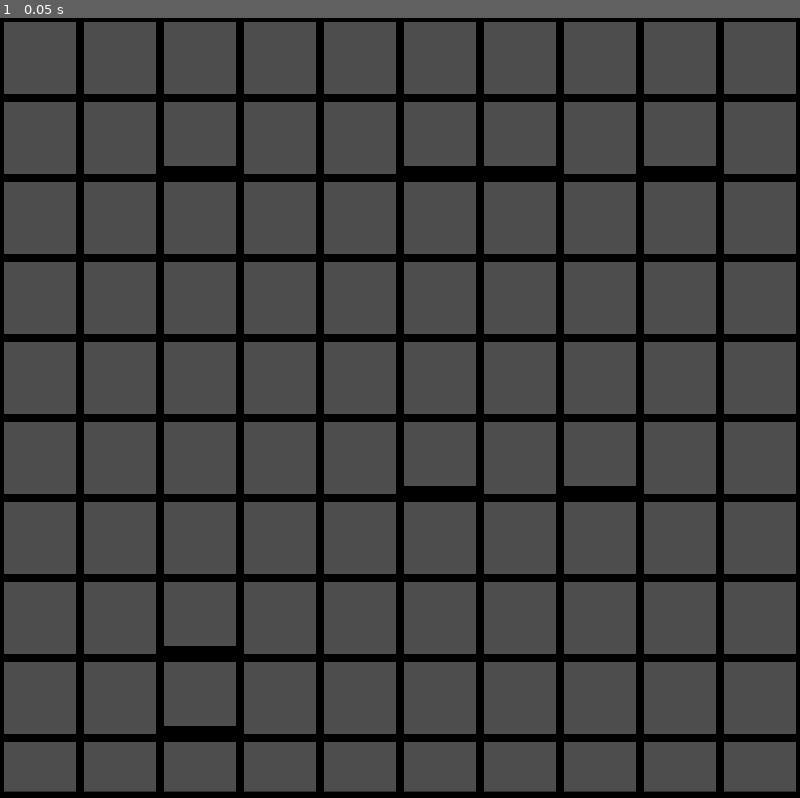
Above: before the commit, frame 1.
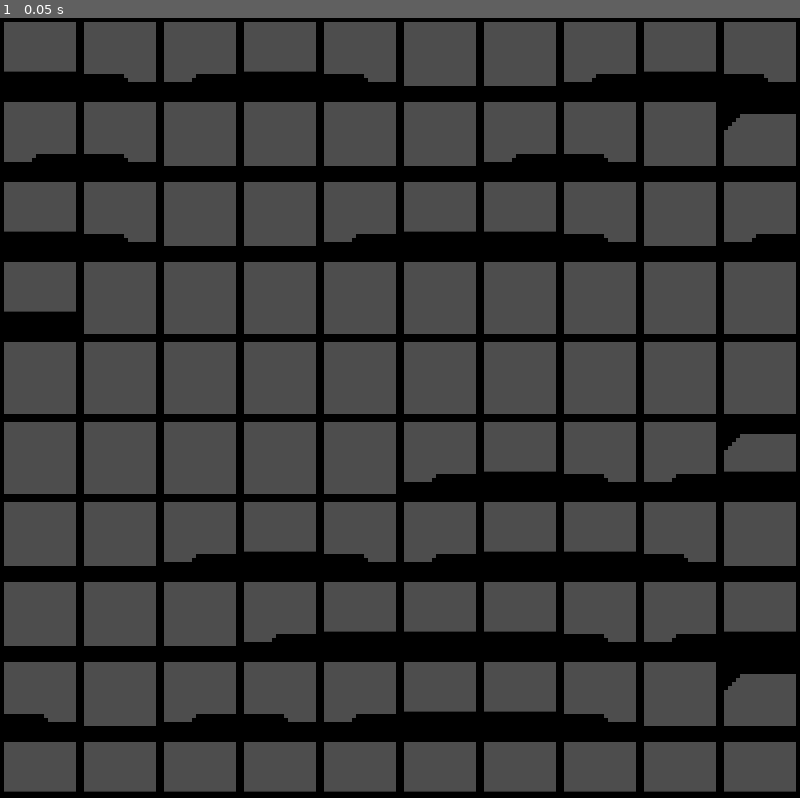
Above: after the commit, the same moment.

Repository: Deiuca/WaveFunctionCollapse
Game: Godot game, scene res://progetto.tscn
Two runs of this game, one before a commit and one after it. Both use one fixed random seed, a clock stepped at 60 frames per second and the inputs below.
Inputs:
- Up to frame 1 (0.05 s): no input

The runs differ from the first frame. In frame 1, 12% of the frame differs, in the area x 0-100%, y 6-92%.

Commit message:
Sistema comparazione bordi
Inizio algoritmi CA

Diff:
--- a/Componenti/componente_HiToLo_pavimento.tscn
+++ b/Componenti/componente_HiToLo_pavimento.tscn
@@ -3,6 +3,6 @@
 [ext_resource type="PackedScene" uid="uid://cxamlxu6ptlwc" path="res://componente.tscn" id="1_5ewoi"]
 [ext_resource type="Texture2D" uid="uid://byfv3wr07l04r" path="res://Textures/Components/HiToLoPavimento.png" id="2_yx8e8"]
 
-[node name="Componente" instance=ExtResource("1_5ewoi")]
+[node name="HiToLo" instance=ExtResource("1_5ewoi")]
 texture = ExtResource("2_yx8e8")
-bordi = ["", "PA", "P", "M"]
+bordi = ["", "PA", "P", ""]
--- a/Componenti/componente_LoToHi_pavimento.tscn
+++ b/Componenti/componente_LoToHi_pavimento.tscn
@@ -5,4 +5,4 @@
 
 [node name="Componente" instance=ExtResource("1_ogta5")]
 texture = ExtResource("2_85tgc")
-bordi = ["", "P", "PA", "M"]
+bordi = ["", "P", "PA", ""]
--- a/Componenti/componente_edgeDx_soffitto.tscn
+++ b/Componenti/componente_edgeDx_soffitto.tscn
@@ -5,4 +5,4 @@
 
 [node name="Componente" instance=ExtResource("1_onuua")]
 texture = ExtResource("2_rnxho")
-bordi = ["M", "S", "A", ""]
+bordi = ["", "S", "", ""]
--- a/Componenti/componente_edgeSx_soffitto.tscn
+++ b/Componenti/componente_edgeSx_soffitto.tscn
@@ -5,4 +5,4 @@
 
 [node name="Componente" instance=ExtResource("1_lcsta")]
 texture = ExtResource("2_i57aj")
-bordi = ["M", "A", "S", ""]
+bordi = ["", "", "S", ""]
--- a/Componenti/componente_pavimento.tscn
+++ b/Componenti/componente_pavimento.tscn
@@ -3,7 +3,7 @@
 [ext_resource type="PackedScene" uid="uid://cxamlxu6ptlwc" path="res://componente.tscn" id="1_w24m6"]
 [ext_resource type="Texture2D" uid="uid://cba1wuyhgpum6" path="res://Textures/Components/Pavimento.png" id="2_wei70"]
 
-[node name="Componente" instance=ExtResource("1_w24m6")]
+[node name="Pavimento" instance=ExtResource("1_w24m6")]
 texture = ExtResource("2_wei70")
 centered = false
 bordi = ["", "P", "P", "M"]
--- a/Componenti/componente_pavimento_alto.tscn
+++ b/Componenti/componente_pavimento_alto.tscn
@@ -5,7 +5,7 @@
 
 [node name="Pavimento_alto" instance=ExtResource("1_jjfw3")]
 texture = ExtResource("2_woqwu")
-bordi = ["", "PA", "PA", "M"]
+bordi = ["", "PA", "PA", ""]
 
 [node name="Sprite2D" type="Sprite2D" parent="." index="0"]
 position = Vector2(0, 3)
--- a/Componenti/componente_soffitto.tscn
+++ b/Componenti/componente_soffitto.tscn
@@ -3,6 +3,6 @@
 [ext_resource type="PackedScene" uid="uid://cxamlxu6ptlwc" path="res://componente.tscn" id="1_ktxo2"]
 [ext_resource type="Texture2D" uid="uid://cba1wuyhgpum6" path="res://Textures/Components/Pavimento.png" id="2_8k74i"]
 
-[node name="Componente" instance=ExtResource("1_ktxo2")]
+[node name="Soffitto" instance=ExtResource("1_ktxo2")]
 texture = ExtResource("2_8k74i")
-bordi = ["M", "S", "S", ""]
+bordi = ["", "S", "S", ""]
--- a/Generatore_livello.gd
+++ b/Generatore_livello.gd
@@ -82,6 +82,56 @@
 	for e in range((self.width*self.height)-self.width, (self.width*self.height)):
 		self.celle[e].set_prefab($Prefab_Utilizzati/Pavimento_Alto)
 
+	print(compara_str_by_caratteri("ACCE", "EACC"))
+
 # Called every frame. 'delta' is the elapsed time since the previous frame.
+var counter = 0
+var iterazioni = 10
 func _process(delta):
-	pass
+	while self.counter < self.iterazioni:
+		for c in self.celle:
+			var pref = seleziona_preFab(c)
+			if pref.size() > 0:
+				var rand = pref.pick_random()
+				c.set_prefab(rand)
+		self.counter += 1
+
+
+func seleziona_preFab(cella : Cella):
+	var compatibilita = cella.compatibilita()
+	var compatibili = []
+	for pref in self.tipi_celle:
+		var eGiusto = true
+		for i in range(pref.bordi.size()):
+			if compatibilita[i] != "" and pref.bordi[i] != "":
+				eGiusto = eGiusto && (compara_str_by_caratteri(pref.bordi[i], compatibilita[i]))
+		if eGiusto:
+			compatibili.append(pref)
+	return compatibili
+
+#Funzioni Helpers:
+
+func compara_str_by_caratteri(str1: String, str2: String) -> bool:
+	if str1.length() != str2.length():
+		return false
+
+	var char_count = {}
+
+	# Conta i caratteri nella prima stringa
+	for char in str1:
+		if char in char_count:
+			char_count[char] += 1
+		else:
+			char_count[char] = 1
+
+	# Verifica i caratteri nella seconda stringa
+	for char in str2:
+		if char in char_count:
+			char_count[char] -= 1
+			if char_count[char] < 0:
+				return false
+		else:
+			return false
+
+	# Se tutti i conteggi sono zero, le stringhe sono composte dagli stessi caratteri
+	return true
--- /dev/null
+++ b/PreFabbricati/aria.tscn
@@ -0,0 +1,6 @@
+[gd_scene load_steps=2 format=3 uid="uid://beyml4eop4tsv"]
+
+[ext_resource type="PackedScene" uid="uid://chl77nbbcyyb4" path="res://prefab.tscn" id="1_rwck2"]
+
+[node name="Aria" instance=ExtResource("1_rwck2")]
+bordi = ["", "O", "O", ""]
--- a/PreFabbricati/prefab_HiToLo_pavimento.tscn
+++ b/PreFabbricati/prefab_HiToLo_pavimento.tscn
@@ -7,5 +7,5 @@
 pavimento = NodePath("Componente")
 
 [node name="Componente" parent="." index="0" instance=ExtResource("2_7vlkb")]
-position = Vector2(0, 13)
+position = Vector2(0, 14)
 centered = false
--- a/PreFabbricati/prefab_LoToHi_pavimento.tscn
+++ b/PreFabbricati/prefab_LoToHi_pavimento.tscn
@@ -7,4 +7,4 @@
 pavimento = NodePath("Componente")
 
 [node name="Componente" parent="." index="0" instance=ExtResource("2_fr3s0")]
-position = Vector2(10, 16)
+position = Vector2(10, 17)
--- a/PreFabbricati/prefab_room.tscn
+++ b/PreFabbricati/prefab_room.tscn
@@ -10,6 +10,8 @@
 
 [node name="Componente" parent="." index="0" instance=ExtResource("2_i7nv2")]
 position = Vector2(10, 2)
+bordi = ["", "S", "S", ""]
 
 [node name="Componente2" parent="." index="1" instance=ExtResource("3_0w515")]
-position = Vector2(10, 18)
+position = Vector2(0, 17)
+bordi = ["", "P", "P", ""]
--- a/PreFabbricati/prefab_room_entrace.tscn
+++ b/PreFabbricati/prefab_room_entrace.tscn
@@ -12,4 +12,4 @@
 position = Vector2(10, 4)
 
 [node name="Componente2" parent="." index="1" instance=ExtResource("3_7yfrt")]
-position = Vector2(10, 18)
+position = Vector2(0, 17)
--- a/PreFabbricati/prefab_room_entrace_Dx.tscn
+++ /dev/null
@@ -1,15 +0,0 @@
-[gd_scene load_steps=4 format=3 uid="uid://xw5ur0qv40sa"]
-
-[ext_resource type="PackedScene" uid="uid://chl77nbbcyyb4" path="res://prefab.tscn" id="1_8llq5"]
-[ext_resource type="PackedScene" uid="uid://b4aelup3soqvm" path="res://Componenti/componente_edgeDx_soffitto.tscn" id="2_vtay7"]
-[ext_resource type="PackedScene" uid="uid://ccylitwrr2or5" path="res://Componenti/componente_pavimento.tscn" id="3_8jr7p"]
-
-[node name="Prefab" node_paths=PackedStringArray("soffitto", "pavimento") instance=ExtResource("1_8llq5")]
-soffitto = NodePath("Componente")
-pavimento = NodePath("Componente2")
-
-[node name="Componente" parent="." index="0" instance=ExtResource("2_vtay7")]
-position = Vector2(10, 4)
-
-[node name="Componente2" parent="." index="1" instance=ExtResource("3_8jr7p")]
-position = Vector2(10, 18)
--- a/Scripts/GeneratoreLivello/Cella.gd
+++ b/Scripts/GeneratoreLivello/Cella.gd
@@ -2,7 +2,7 @@
 class_name Cella
 
 #Pattern: SuSx, Su, SuDx, Sx, Dx, GiuSx, Giu, GiuDx
-var vicini = [null,null,null,null,null,null,null,null]
+var vicini = [null,null,null,null,null,null,null,null] #TODO  basta vocinato ridotto
 
 var preFab : PreFab = preload("res://prefab.tscn").instantiate()
 
@@ -16,8 +16,29 @@
 	pass
 
 func set_prefab(prefab : PreFab):
-	get_child(0).queue_free()
+	get_child(0).free()
 	self.preFab = prefab.duplicate()
 	self.preFab.centered = false
 	self.preFab.position = Vector2(0,0)
 	add_child(self.preFab)
+
+func get_bordi()-> Array:
+	return preFab.bordi
+
+func compatibilita()-> Array:
+
+	var result = []
+	#Sopra
+	var sopra = self.vicini[1].get_bordi()[3] if self.vicini[1] != null else ""
+	result.append(sopra)
+	#Sx
+	var sx = self.vicini[3].get_bordi()[2] if self.vicini[3] != null else ""
+	result.append(sx)
+	#Dx
+	var dx = self.vicini[4].get_bordi()[1] if self.vicini[4] != null else ""
+	result.append(dx)
+	#Sotto
+	var sotto = self.vicini[6].get_bordi()[0] if self.vicini[6] != null else ""
+	result.append(sotto)
+
+	return result
--- a/generatore_livello.tscn
+++ b/generatore_livello.tscn
@@ -2,13 +2,13 @@
 
 [ext_resource type="Script" path="res://Generatore_livello.gd" id="1_mrvbu"]
 [ext_resource type="PackedScene" uid="uid://dd5k28g7ir5um" path="res://PreFabbricati/prefab_HiToLo_pavimento.tscn" id="2_4ym07"]
+[ext_resource type="PackedScene" uid="uid://beyml4eop4tsv" path="res://PreFabbricati/aria.tscn" id="2_85f7g"]
 [ext_resource type="PackedScene" uid="uid://b3cmeyukydx0w" path="res://PreFabbricati/prefab_LoToHi_pavimento.tscn" id="3_aswnu"]
 [ext_resource type="PackedScene" uid="uid://dbvlm1lpwqqrm" path="res://PreFabbricati/prefab_pavimento.tscn" id="4_1rx0g"]
 [ext_resource type="PackedScene" uid="uid://bsjkpkwjkjmo5" path="res://PreFabbricati/prefab_pavimento_alto.tscn" id="5_yqlbq"]
 [ext_resource type="PackedScene" uid="uid://dnba4lwdm57b7" path="res://PreFabbricati/prefab_room.tscn" id="6_584et"]
 [ext_resource type="PackedScene" uid="uid://177vvk4l2srr" path="res://PreFabbricati/prefab_room_alta.tscn" id="7_bwj21"]
 [ext_resource type="PackedScene" uid="uid://7sr5c5e3hvgg" path="res://PreFabbricati/prefab_room_alta_entrace_Sx.tscn" id="8_m0idp"]
-[ext_resource type="PackedScene" uid="uid://xw5ur0qv40sa" path="res://PreFabbricati/prefab_room_entrace_Dx.tscn" id="9_14naa"]
 [ext_resource type="PackedScene" uid="uid://c3selnh86cp87" path="res://PreFabbricati/prefab_room_entrace.tscn" id="10_k24av"]
 
 [node name="Generatore Livello" type="Node2D"]
@@ -16,6 +16,9 @@
 
 [node name="Prefab_Utilizzati" type="Node2D" parent="."]
 visible = false
+
+[node name="Aria" parent="Prefab_Utilizzati" instance=ExtResource("2_85f7g")]
+position = Vector2(138.387, 236.505)
 
 [node name="HiToLo_pavimento" parent="Prefab_Utilizzati" instance=ExtResource("2_4ym07")]
 position = Vector2(138.387, 236.505)
@@ -38,8 +41,5 @@
 [node name="Room_Entrace" parent="Prefab_Utilizzati" instance=ExtResource("10_k24av")]
 position = Vector2(138.387, 236.505)
 
-[node name="Prefab" parent="Prefab_Utilizzati" instance=ExtResource("9_14naa")]
-position = Vector2(138.387, 236.505)
-
 [node name="Pavimento" parent="Prefab_Utilizzati" instance=ExtResource("4_1rx0g")]
 position = Vector2(138.387, 236.505)
--- a/progetto.tscn
+++ b/progetto.tscn
@@ -6,5 +6,3 @@
 
 [node name="Generatore Livello" parent="." instance=ExtResource("1_sds8f")]
 position = Vector2(2.08165e-12, 2.08165e-12)
-width = 10
-height = 10
